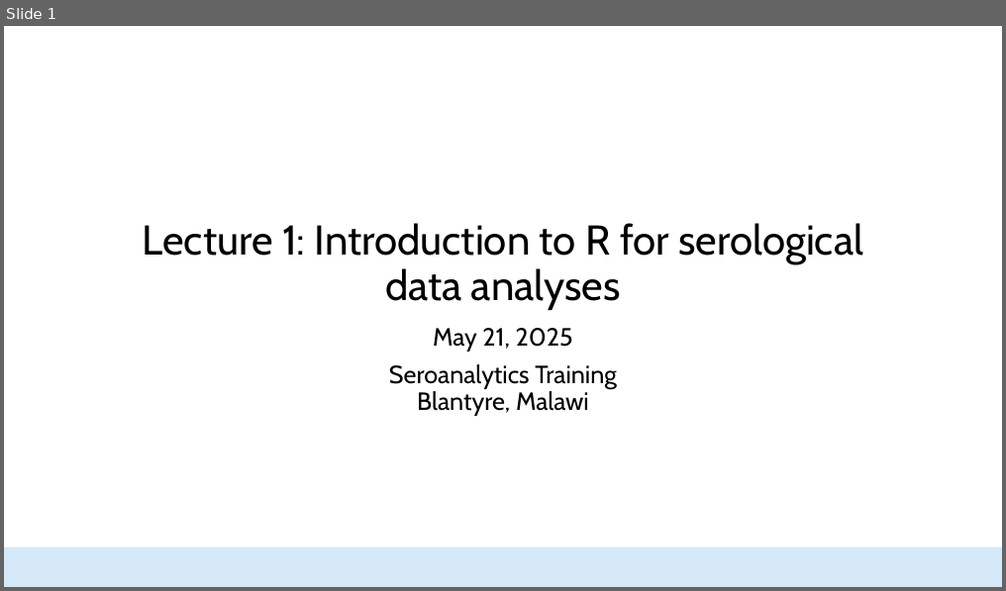
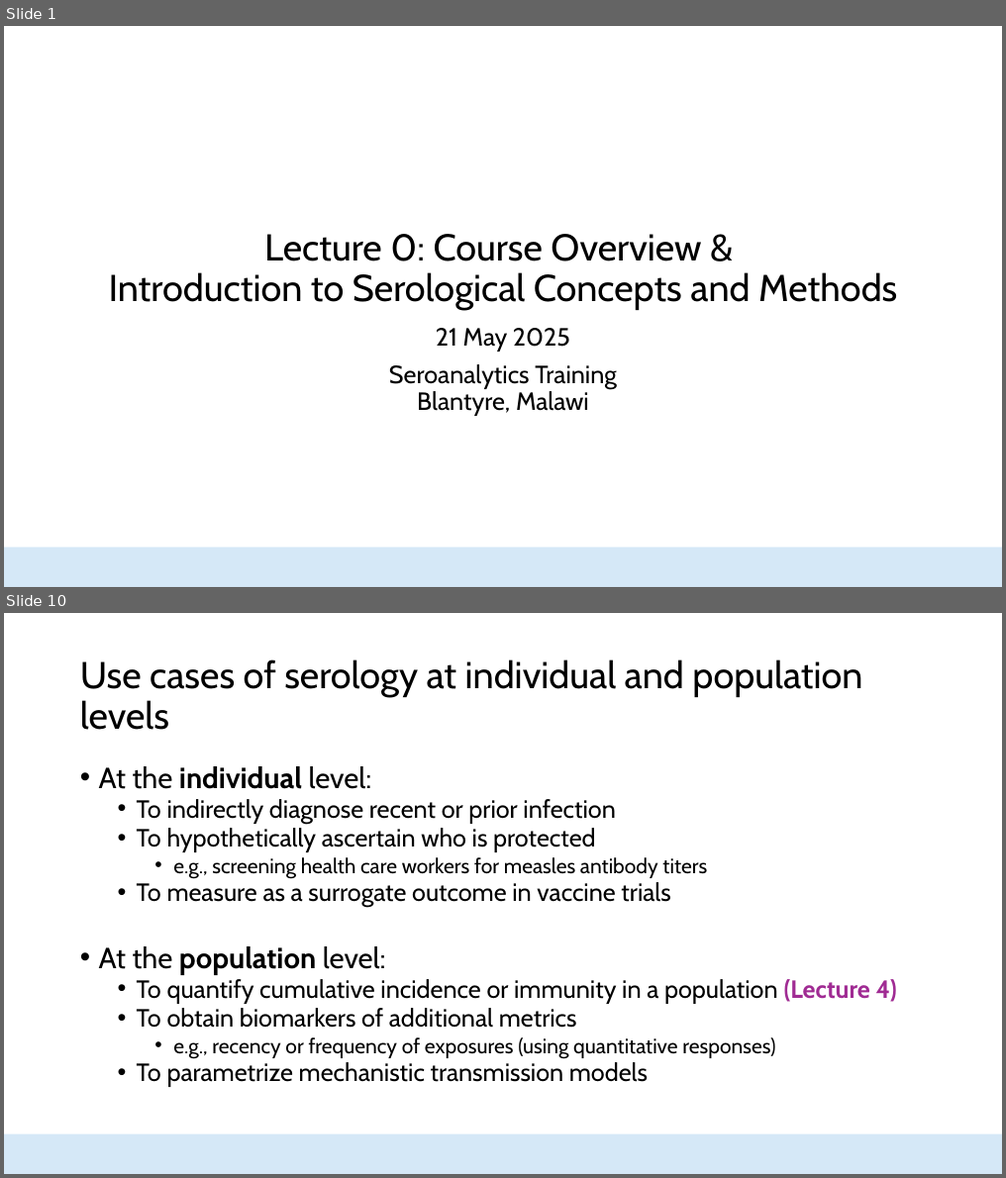
Before and after one commit to HopkinsIDD/seroanalytics_workshop, a slide deck: Lecture 1/Lecture 1.pptx. Shown one above the other, each under a label of ours: slide 1 before the commit, slides 1 and 10 after it; the slides between them are not shown. The pictures are 1006x591 and 1006x1178 pixels, drawn with LibreOffice and Linux fonts; fonts in the diff are those of the drawing; background and template pictures are left out. Boxes give left, top, right and bottom in pixels: in the first picture for what was removed or moved away, otherwise in the second. Text is boxed around its words. In the diff, an @@ line names an element or a change of style, - is before the commit and + after.

```diff
--- a/Lecture 1/Lecture 1.pptx
+++ b/Lecture 1/Lecture 1.pptx
@@ slide 10 added at <box>4,613,1002,1174</box>, background #FFFFFF; not listed: 1 template element that a slide beside it also shows @@
@@ title added at <box>80,660,862,730</box>, 36 pt, text #000000 @@
+Use cases of serology at individual and population levels
@@ text added at <box>99,766,897,1087</box>, 24 pt, text #000000 @@
+• At the individual level:
+  • To indirectly diagnose recent or prior infection
+  • To hypothetically ascertain who is protected
+    • e.g., screening health care workers for measles antibody titers
+  • To measure as a surrogate outcome in vaccine trials
+• At the population level:
+  • To quantify cumulative incidence or immunity in a population (Lecture 4)
+  • To obtain biomarkers of additional metrics
+    • e.g., recency or frequency of exposures (using quantitative responses)
+  • To parametrize mechanistic transmission models
@@ slide 1 changed as well @@
@@ title at <box>109,234,897,310</box>: text changed; size 40 to 36 pt @@
-Lecture 1: Introduction to R for serological data analyses
+Lecture 0: Course Overview &
+Introduction to Serological Concepts and Methods
@@ subtitle at <box>436,328,570,352</box>: text changed @@
-May 21, 2025
+21 May 2025
```
Also in this commit, not shown: 31 other slides added, 14 slides removed, 16 other files.
